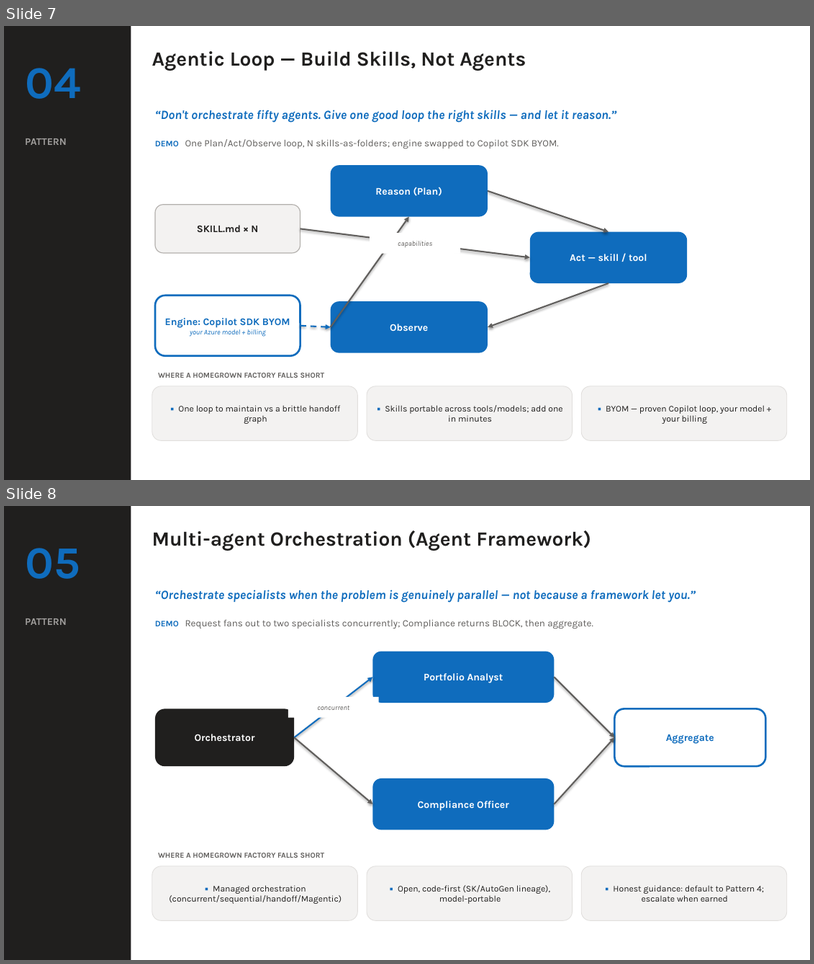
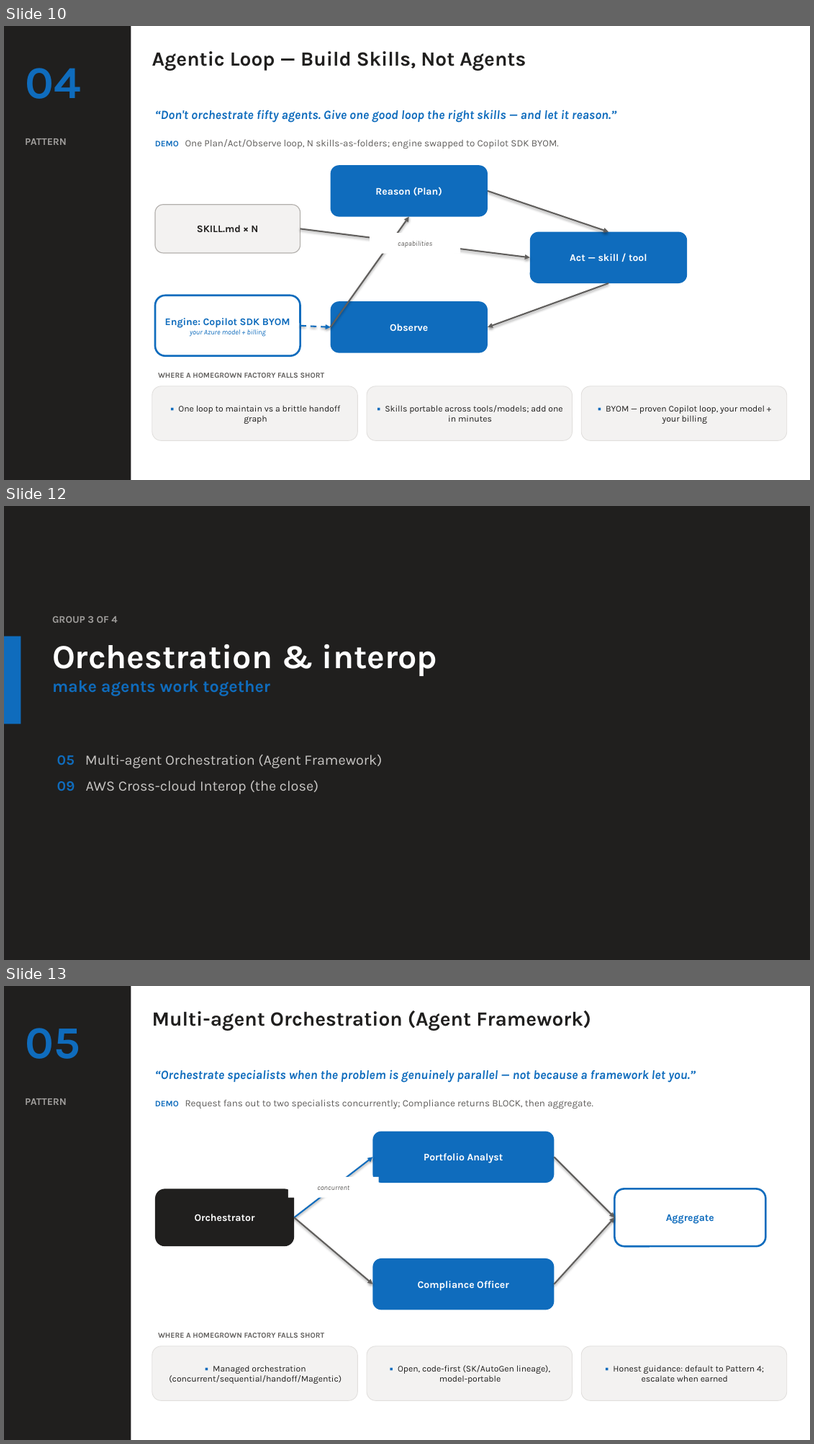
Before and after one commit to SridharArrabelly/foundry-pattern-library, a slide deck: foundry-patterns.pptx. Shown one above the other, each under a label of ours: slides 7 and 8 before the commit, slides 10, 12 and 13 after it; the slides between them are not shown. The pictures are 814x964 and 814x1444 pixels, drawn with LibreOffice and Linux fonts; fonts in the diff are those of the drawing. Boxes give left, top, right and bottom in pixels: in the first picture for what was removed or moved away, otherwise in the second. Text is boxed around its words. In the diff, an @@ line names an element or a change of style, - is before the commit and + after.

```diff
--- a/foundry-patterns.pptx
+++ b/foundry-patterns.pptx
@@ slide 12 added at <box>4,506,810,960</box>, background #FFFFFF @@
@@ rectangle added at <box>4,506,810,960</box>, fill #201F1E @@
@@ text added at <box>52,616,117,623</box>, 12 pt, text #A19F9D, bold @@
+GROUP 3 OF 4
@@ rectangle added at <box>4,636,21,723</box>, fill #0F6CBD @@
@@ text added at <box>52,644,438,695</box>, 20 pt, text #0F6CBD, bold @@
+Orchestration & interop
+make agents work together
@@ text added at <box>57,754,382,794</box>, 17 pt, text #C8C6C4 @@
+05 Multi-agent Orchestration (Agent Framework)
+09 AWS Cross-cloud Interop (the close)
@@ what was slide 7 is now slide 10 @@
@@ what was slide 8 is now slide 13 @@
```
Also in this commit, not shown: 2 slides changed, 6 other slides added, 2 other files.
